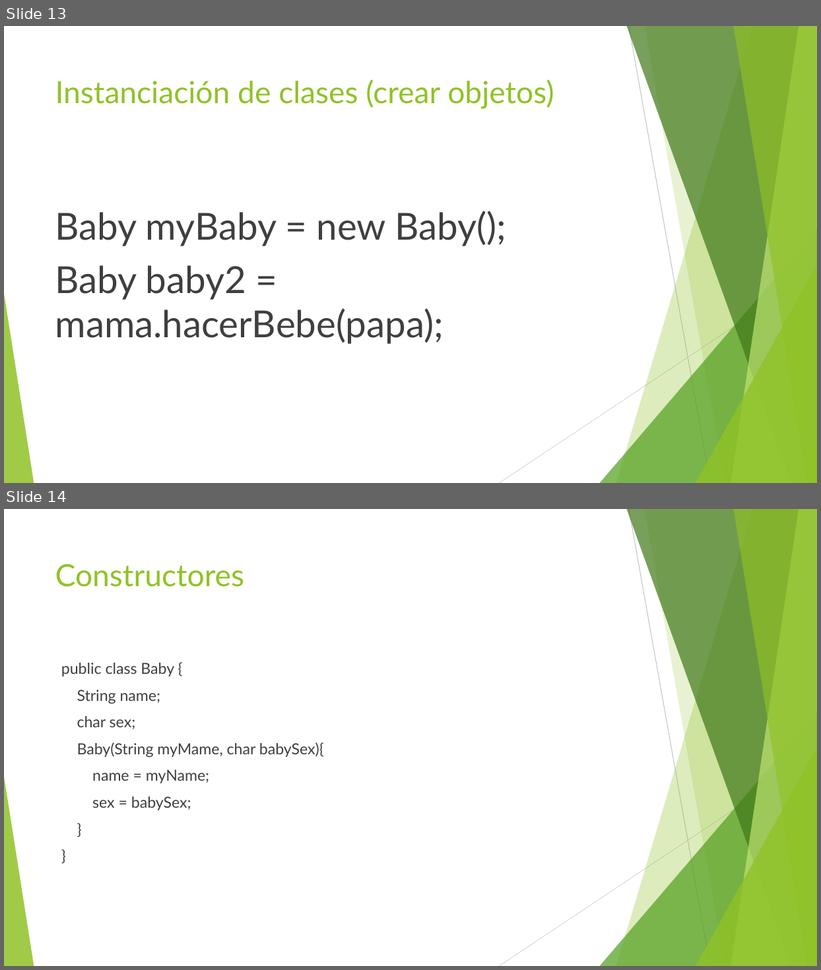
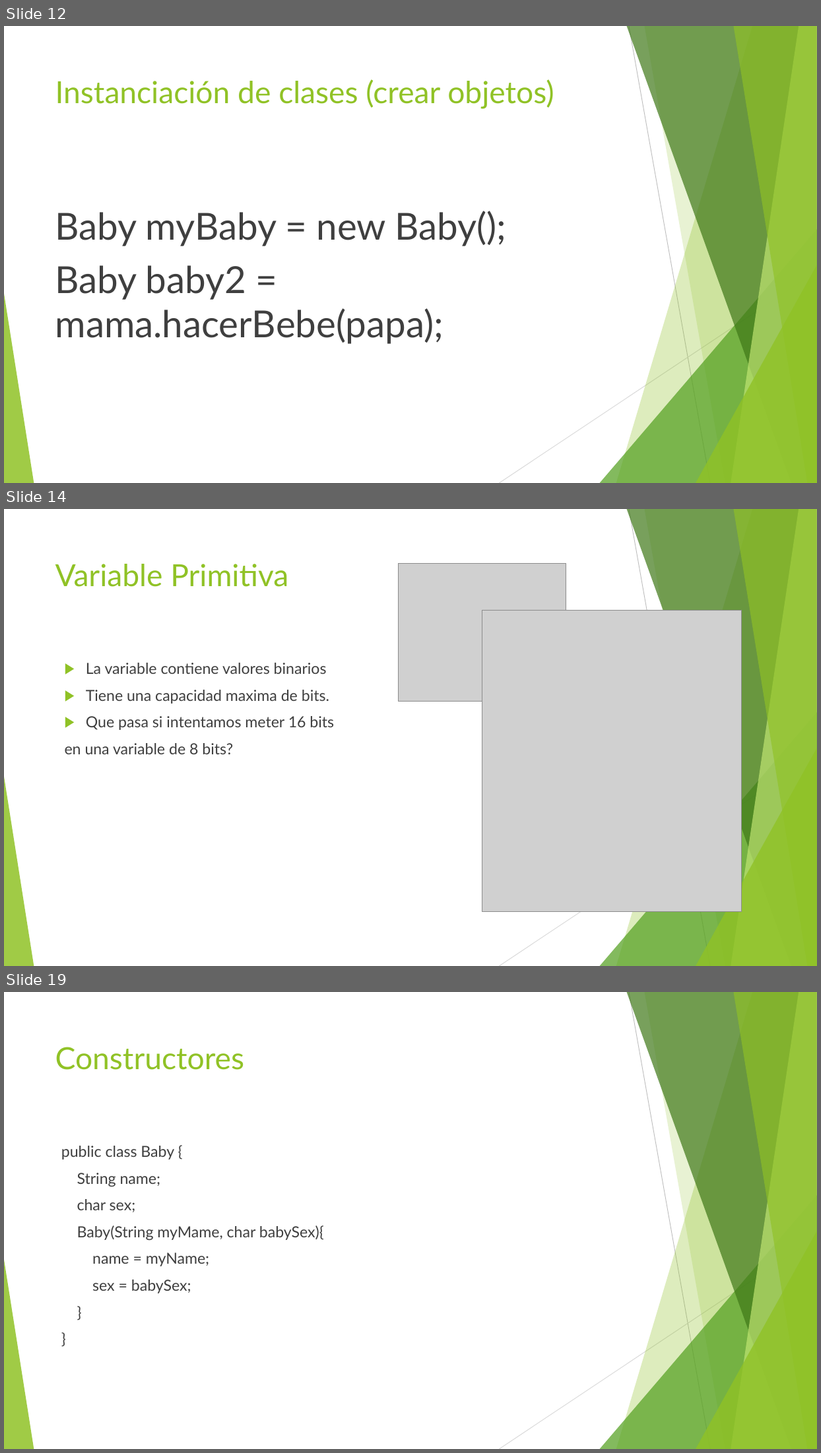
Before and after one commit to jomarnavarro/javaOoBasico, a slide deck: slides/Selenium, Module3.pptx. Shown one above the other, each under a label of ours: slides 13 and 14 before the commit, slides 12, 14 and 19 after it; the slides between them are not shown. The pictures are 821x970 and 821x1453 pixels, drawn with LibreOffice and Linux fonts; fonts in the diff are those of the drawing; grey boxes stand for pictures. Boxes give left, top, right and bottom in pixels: in the first picture for what was removed or moved away, otherwise in the second. Text is boxed around its words. In the diff, an @@ line names an element or a change of style, - is before the commit and + after.

```diff
--- a/slides/Selenium, Module3.pptx
+++ b/slides/Selenium, Module3.pptx
@@ slide 14 added at bbox=[4, 509, 817, 966], background #FFFFFF; not listed: 10 template elements that a slide beside it also shows @@
@@ title added at bbox=[55, 564, 288, 587], 36 pt, text #90C226 @@
+Variable Primitiva
@@ picture added at bbox=[398, 563, 566, 701] @@
@@ picture added at bbox=[482, 610, 742, 912] @@
@@ text added at bbox=[65, 663, 334, 755], 18 pt, text #3F3F3F @@
+▶ La variable contiene valores binarios
+▶ Tiene una capacidad maxima de bits.
+▶ Que pasa si intentamos meter 16 bits
+en una variable de 8 bits?
@@ what was slide 13 is now slide 12 @@
@@ what was slide 14 is now slide 19 @@
```
Also in this commit, not shown: 5 other slides added, 1 slide removed, 20 other files.
